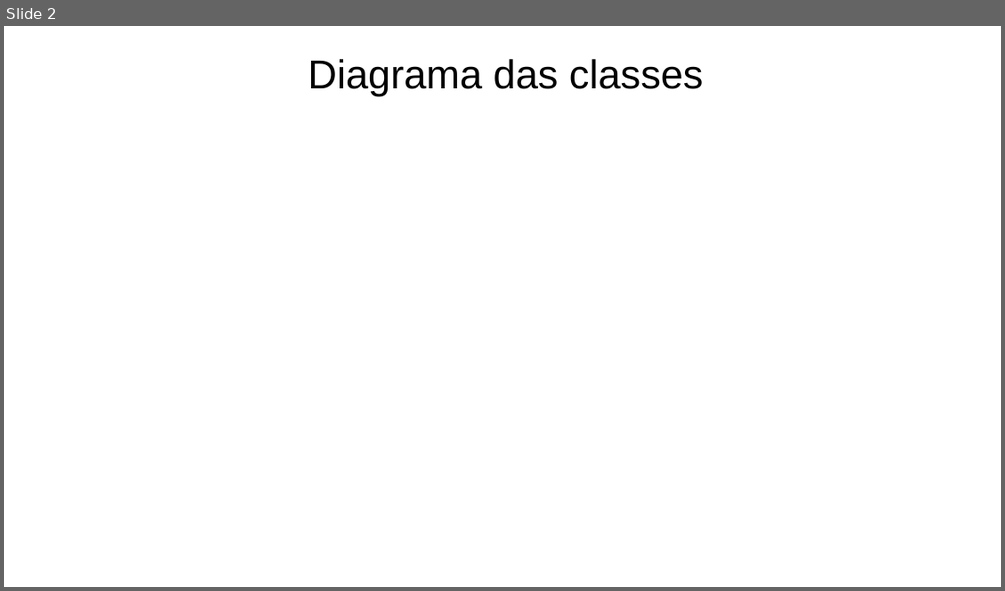
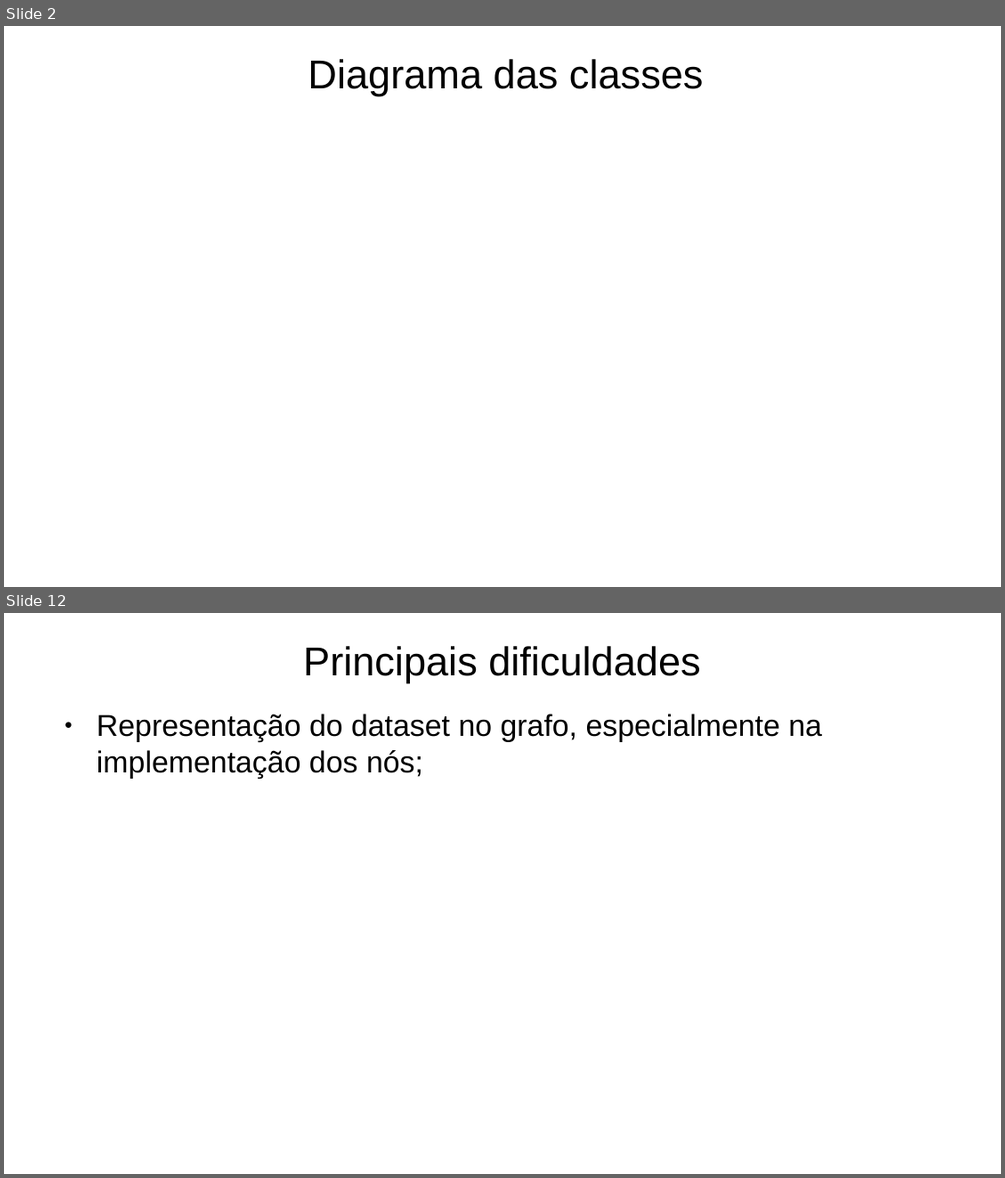
Before and after one commit to Naapperas/feup-aed-proj2, a slide deck: Apresentação.pptx. Shown one above the other, each under a label of ours: slide 2 before the commit, slides 2 and 12 after it; the slides between them are not shown. The pictures are 1005x591 and 1005x1178 pixels, drawn with LibreOffice and Linux fonts; fonts in the diff are those of the drawing. Boxes give left, top, right and bottom in pixels: in the first picture for what was removed or moved away, otherwise in the second. Text is boxed around its words. In the diff, an @@ line names an element or a change of style, - is before the commit and + after.

```diff
--- a/Apresentação.pptx
+++ b/Apresentação.pptx
@@ slide 12 added at bbox=[4, 613, 1001, 1174], background #FFFFFF @@
@@ text added at bbox=[303, 646, 700, 683], 32 pt, text #000000 @@
+Principais dificuldades
@@ text added at bbox=[97, 714, 822, 779], 24 pt, text #000000 @@
+● Representação do dataset no grafo, especialmente na implementação dos nós;
```
Also in this commit, not shown: 5 slides changed, 4 other slides added, 2 slides removed.
